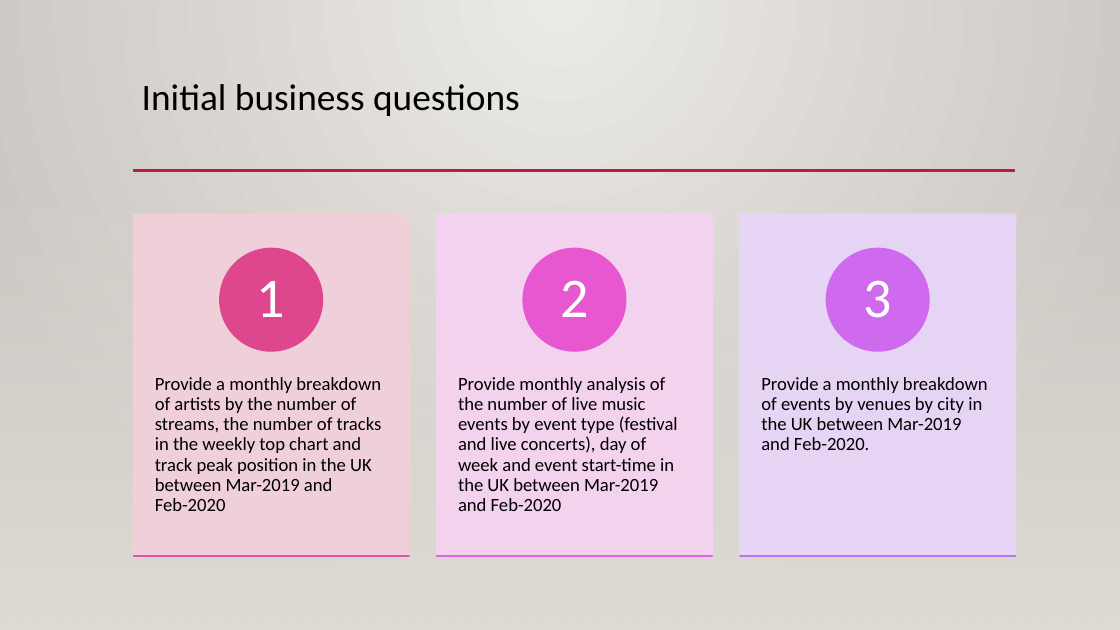
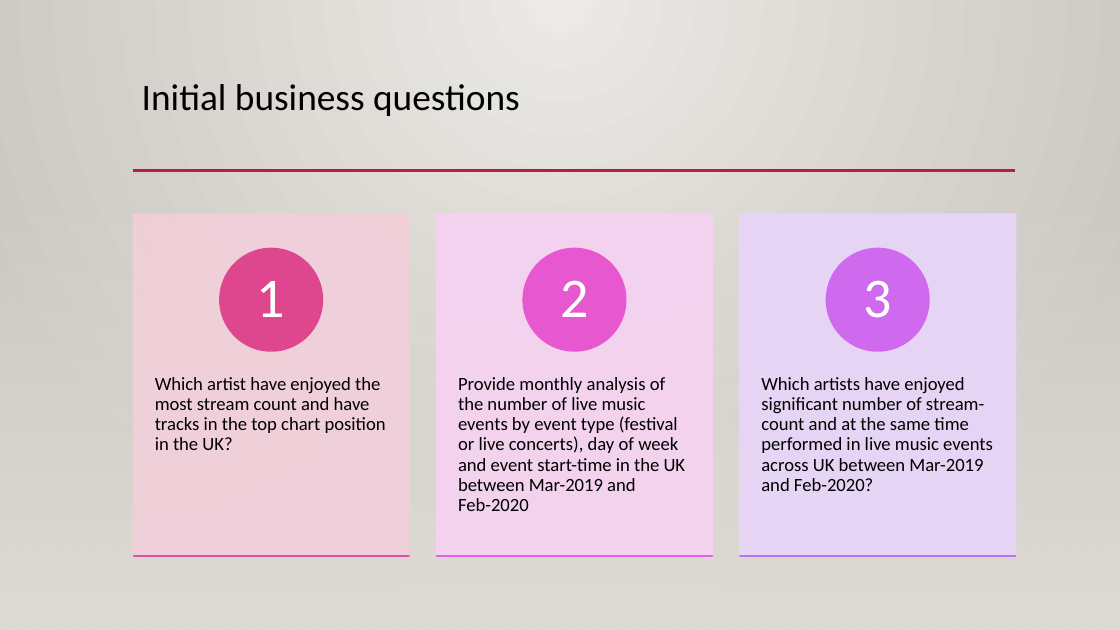
Before and after one commit to mahyarshu/Gigalytics, a slide deck: slide 9 of documents/Presentation/Innovators.pptx. Drawn at 1120x630 pixels with LibreOffice and Linux fonts; fonts in the diff are those of the drawing; background and template pictures are left out. Boxes give left, top, right and bottom in pixels: in the first picture for what was removed or moved away, otherwise in the second. Text is boxed around its words. In the diff, an @@ line names an element or a change of style, - is before the commit and + after.

```diff
--- a/documents/Presentation/Innovators.pptx
+++ b/documents/Presentation/Innovators.pptx
@@ text at [155,377,386,450]: text changed @@
-Provide a monthly breakdown of artists by the number of streams, the number of tracks in the weekly top chart and track peak position in the UK between Mar-2019 and Feb-2020
+Which artist have enjoyed the most stream count and have tracks in the top chart position in the UK?
@@ text at [458,377,686,511]: text changed @@
-Provide monthly analysis of the number of live music events by event type (festival and live concerts), day of week and event start-time in the UK between Mar-2019 and Feb-2020
+Provide monthly analysis of the number of live music events by event type (festival or live concerts), day of week and event start-time in the UK between Mar-2019 and Feb-2020
@@ text at [761,377,993,491]: text changed @@
-Provide a monthly breakdown of events by venues by city in the UK between Mar-2019 and Feb-2020.
+Which artists have enjoyed significant number of stream-count and at the same time performed in live music events across UK between Mar-2019 and Feb-2020?
```
Also in this commit, not shown: 5 other slides changed, 10 slides added, 2 slides removed.
